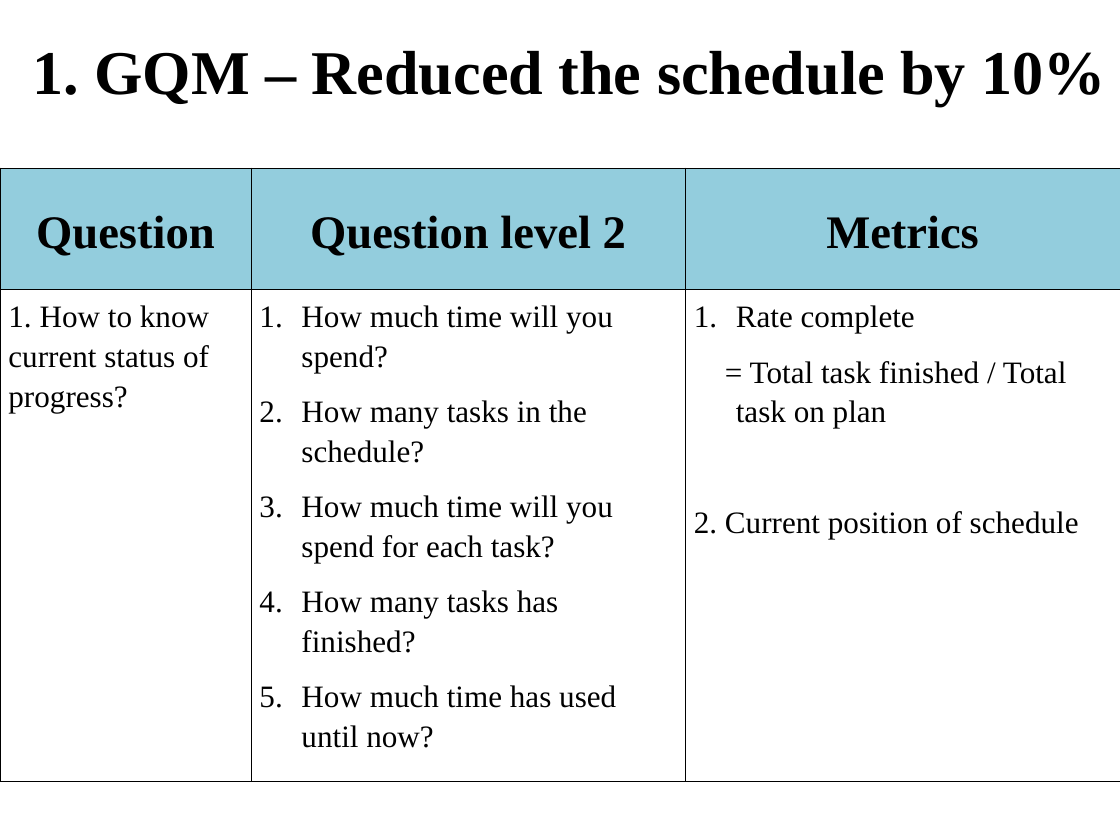
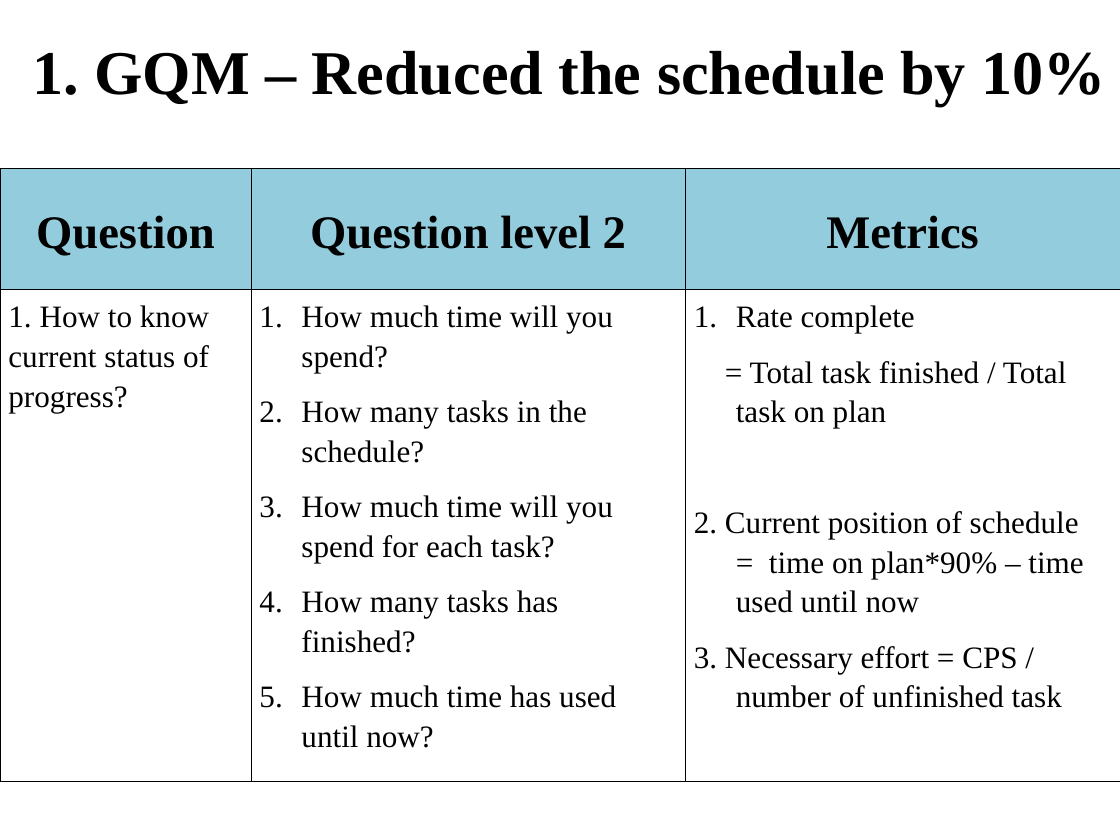
Before and after one commit to T138384/vlu-k15t1-team11, a slide deck: slide 4 of SMA - Software Measurement & Analysis/Assignment-03/K15T1-Team11-Team Assignment3/K15T1-Team11-Team Assignment3.ppt. Drawn at 1120x840 pixels with LibreOffice and Linux fonts; fonts in the diff are those of the drawing. Boxes give left, top, right and bottom in pixels: in the first picture for what was removed or moved away, otherwise in the second. Text is boxed around its words. In the diff, an @@ line names an element or a change of style, - is before the commit and + after.

```diff
--- a/SMA - Software Measurement & Analysis/Assignment-03/K15T1-Team11-Team Assignment3/K15T1-Team11-Team Assignment3.ppt
+++ b/SMA - Software Measurement & Analysis/Assignment-03/K15T1-Team11-Team Assignment3/K15T1-Team11-Team Assignment3.ppt
@@ table at bbox=[0, 168, 1120, 781] @@
-row 2, column 3: Rate complete / = Total task finished / Total task on plan / 2. Current position of schedule
+row 2, column 3: Rate complete / = Total task finished / Total task on plan / 2. Current position of schedule = time on plan*90% – time used until now / 3. Necessary effort = CPS / number of unfinished task
```
Also in this commit, not shown: 2 other files.
